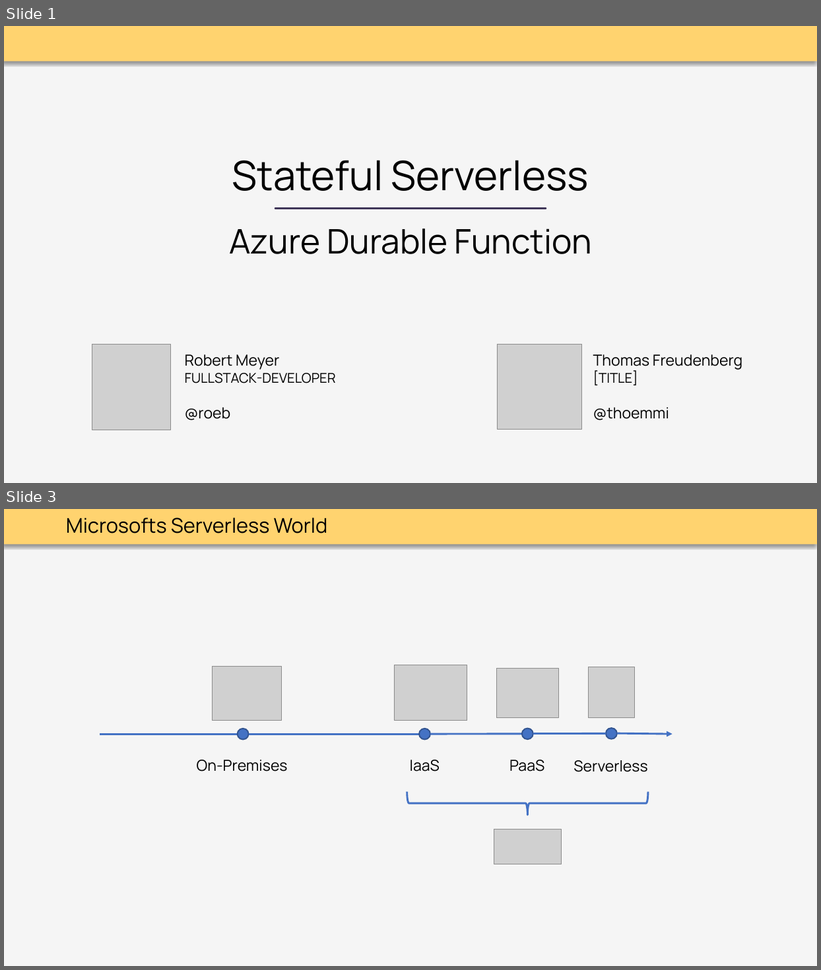
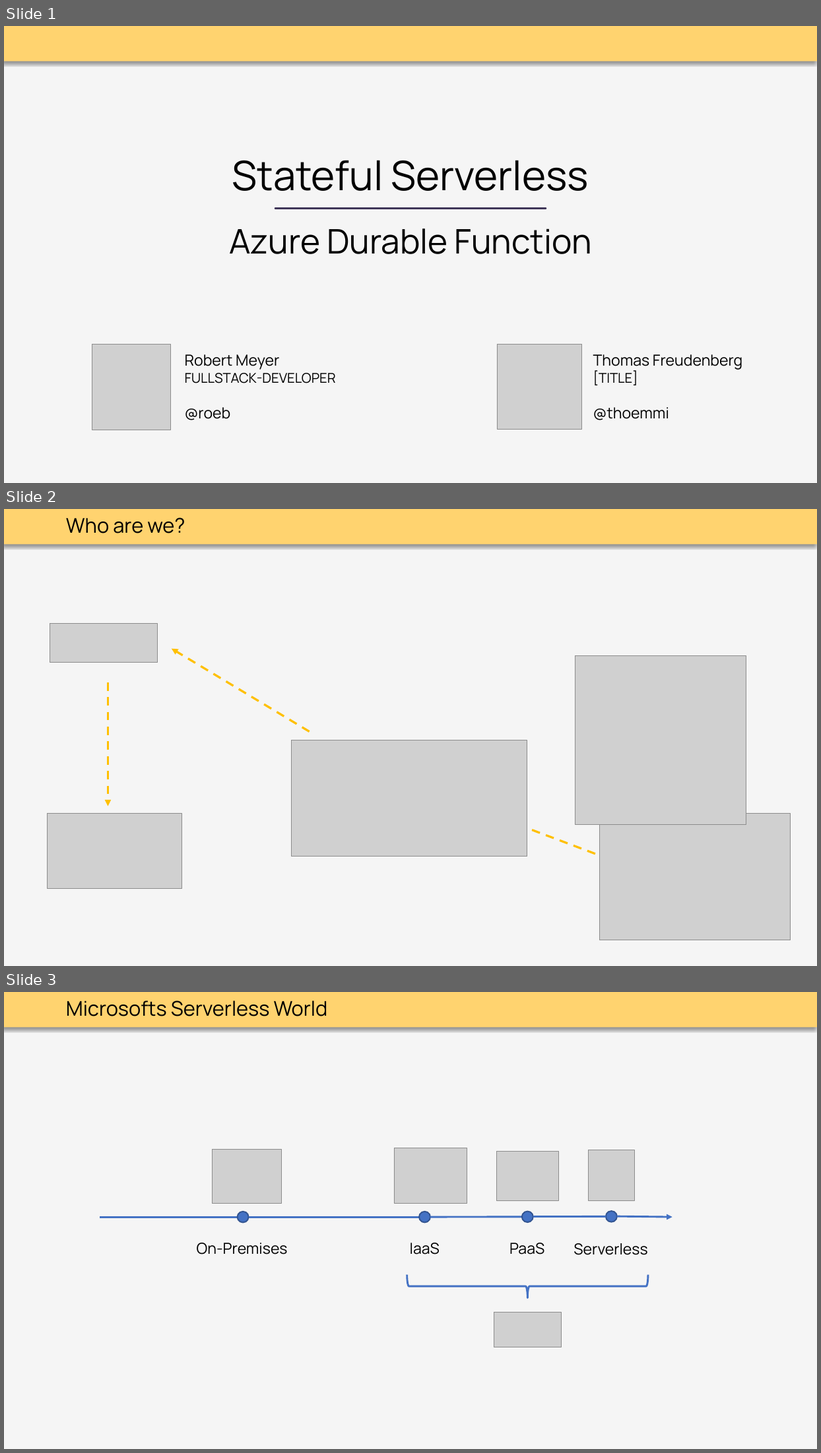
Before and after one commit to thoemmi/DurableFunctionsMeetupRosenheim, a slide deck: slides/Durable_Functions.pptx. Shown one above the other, each under a label of ours: slides 1 and 3 before the commit, slides 1, 2 and 3 after it; the slides between them are not shown. The pictures are 821x970 and 821x1453 pixels, drawn with LibreOffice and Linux fonts; fonts in the diff are those of the drawing; grey boxes stand for pictures; background and template pictures are left out. Boxes give left, top, right and bottom in pixels: in the first picture for what was removed or moved away, otherwise in the second. Text is boxed around its words. In the diff, an @@ line names an element or a change of style, - is before the commit and + after.

```diff
--- a/slides/Durable_Functions.pptx
+++ b/slides/Durable_Functions.pptx
@@ slide 2 added at [4,509,817,966], background #F5F5F5; not listed: 1 template element that a slide beside it also shows @@
@@ text added at [66,518,185,533], 24 pt, text #000000 @@
+Who are we?
@@ picture added at [50,624,158,663] @@
@@ arrow added from (310, 731) to (172, 649), #FFC000 2.5 pt dashed @@
@@ picture added at [576,656,747,825] @@
@@ arrow added from (108, 682) to (108, 807), #FFC000 2.5 pt dashed @@
@@ picture added at [292,741,527,857] @@
@@ picture added at [48,813,182,889] @@
@@ picture added at [600,813,791,941] @@
@@ arrow added from (532, 830) to (618, 863), #FFC000 2.5 pt dashed @@
```
Also in this commit, not shown: 7 slides changed, 4 other slides added, 2 slides removed.
